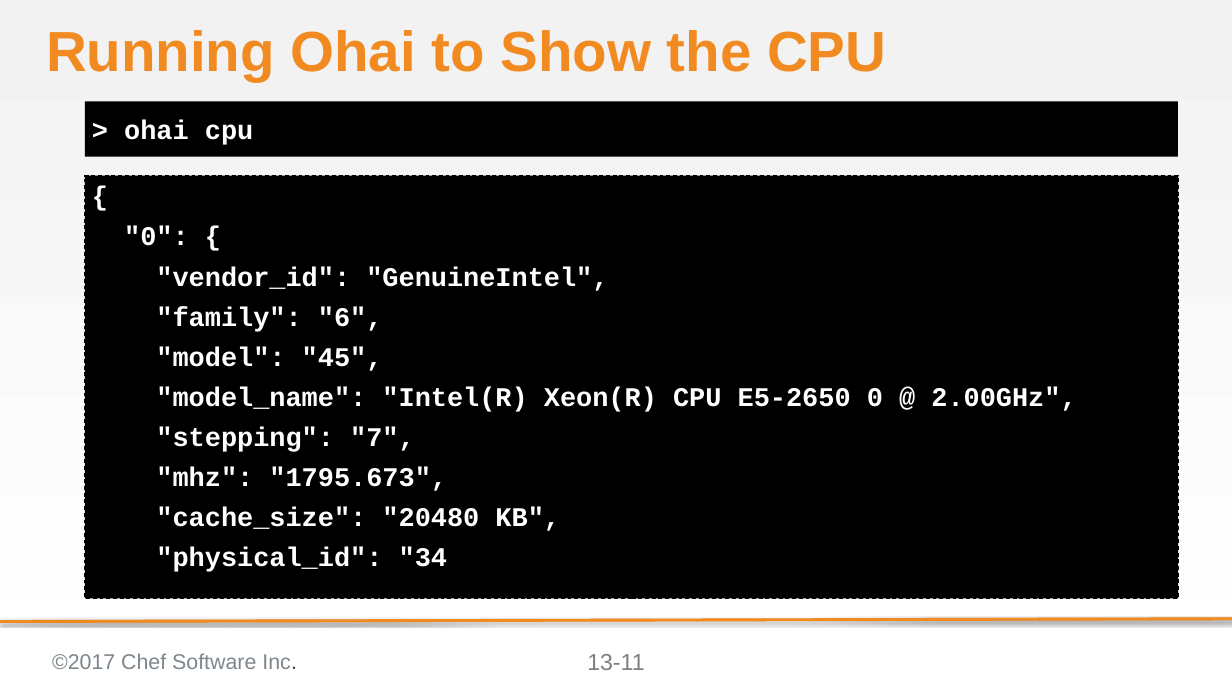
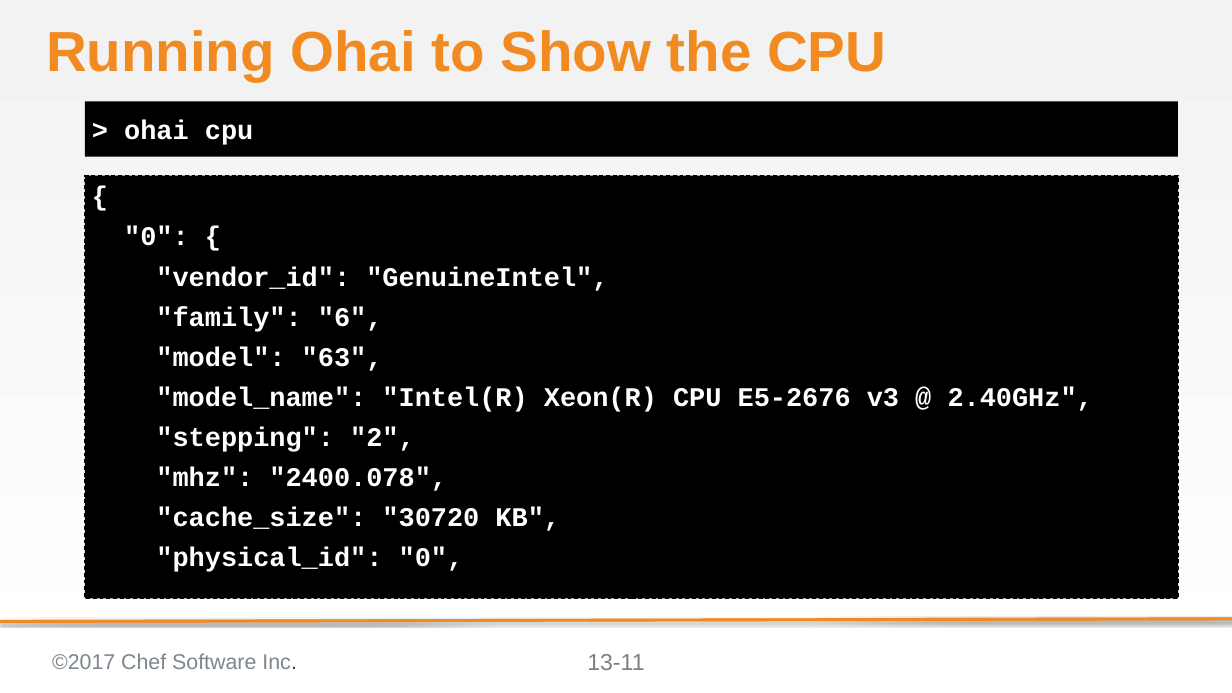
Before and after one commit to ericheiser/chef-intermediate, a slide deck: slide 11 of 13-ohai.pptx. Drawn at 1232x693 pixels with LibreOffice and Linux fonts; fonts in the diff are those of the drawing; background and template pictures are left out. Boxes give left, top, right and bottom in pixels: in the first picture for what was removed or moved away, otherwise in the second. Text is boxed around its words. In the diff, an @@ line names an element or a change of style, - is before the commit and + after.

```diff
--- a/13-ohai.pptx
+++ b/13-ohai.pptx
@@ text at bbox=[156, 347, 1093, 572]: text changed @@
-"model": "45",
-"model_name": "Intel(R) Xeon(R) CPU E5-2650 0 @ 2.00GHz",
-"stepping": "7",
-"mhz": "1795.673",
-"cache_size": "20480 KB",
-"physical_id": "34
+"model": "63",
+"model_name": "Intel(R) Xeon(R) CPU E5-2676 v3 @ 2.40GHz",
+"stepping": "2",
+"mhz": "2400.078",
+"cache_size": "30720 KB",
+"physical_id": "0",
```
Also in this commit, not shown: 4 other slides changed.
